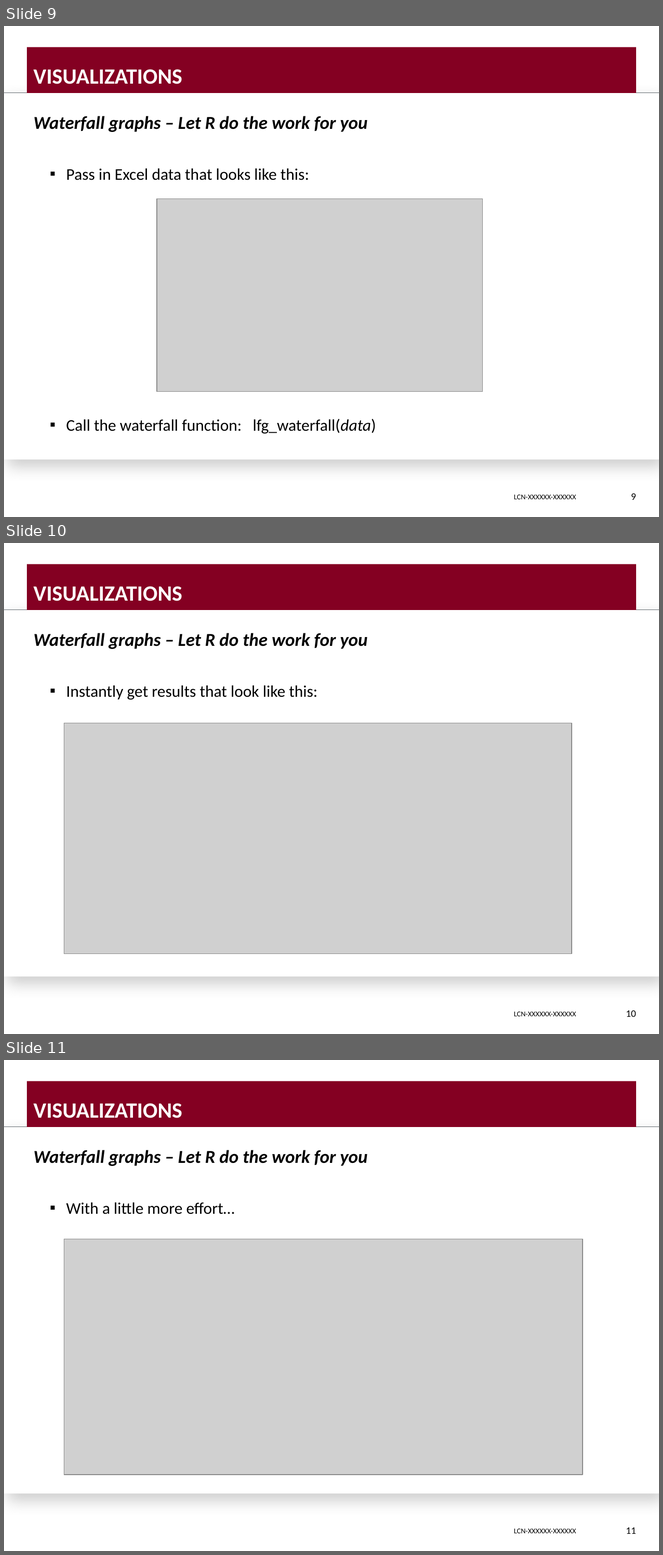
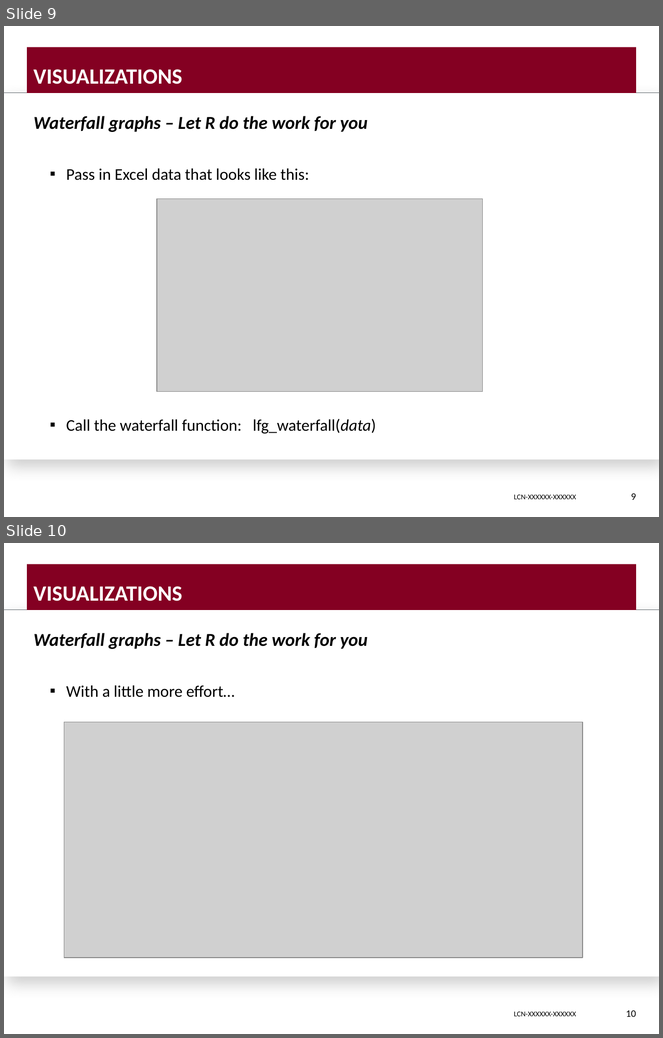
Before and after one commit to DavisVaughan/slides, a slide deck: final-presentation/final-presentation-davis-vaughan.pptx. Shown one above the other, each under a label of ours: slides 9, 10 and 11 before the commit, slides 9 and 10 after it. The pictures are 663x1555 and 663x1038 pixels, drawn with LibreOffice and Linux fonts; fonts in the diff are those of the drawing; grey boxes stand for pictures; background and template pictures are left out. Boxes give left, top, right and bottom in pixels: in the first picture for what was removed or moved away, otherwise in the second. Text is boxed around its words. In the diff, an @@ line names an element or a change of style, - is before the commit and + after.

```diff
--- a/final-presentation/final-presentation-davis-vaughan.pptx
+++ b/final-presentation/final-presentation-davis-vaughan.pptx
@@ slide 10 removed at (x1=4, y1=543, x2=659, y2=1034), background picture (left out); not listed: 4 template elements that a slide beside it also shows @@
@@ title removed at (x1=34, y1=586, x2=182, y2=601) @@
-VISUALIZATIONS
@@ text removed at (x1=34, y1=633, x2=367, y2=700) @@
-Waterfall graphs – Let R do the work for you
-  ▪ Instantly get results that look like this:
@@ picture removed at (x1=64, y1=723, x2=572, y2=954) @@
@@ page number removed at (x1=626, y1=1010, x2=636, y2=1017) @@
-10
@@ what was slide 11 is now slide 10 @@
@@ page number at (x1=626, y1=1010, x2=636, y2=1017): text changed @@
-11
+10
```
Also in this commit, not shown: 1 slide changed, 1 other file.
